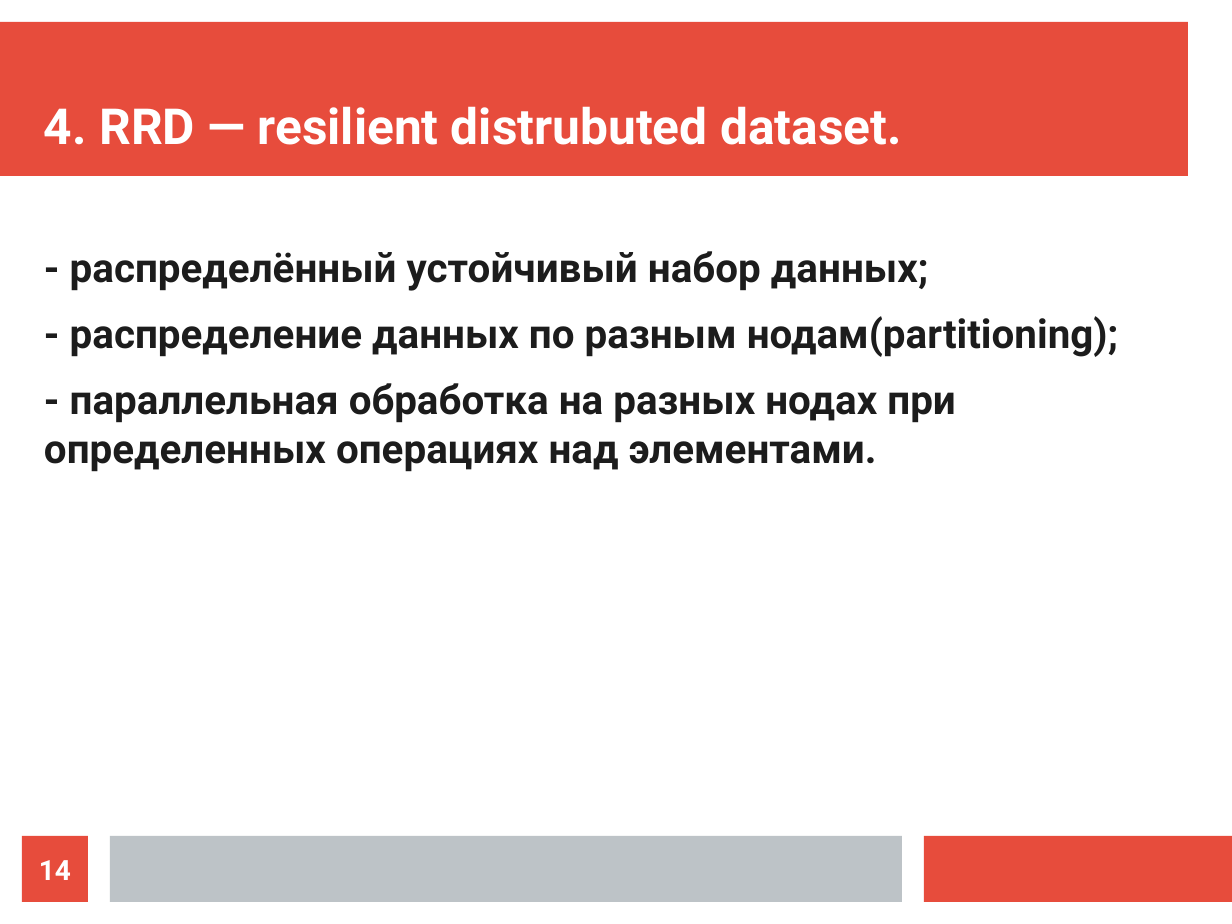
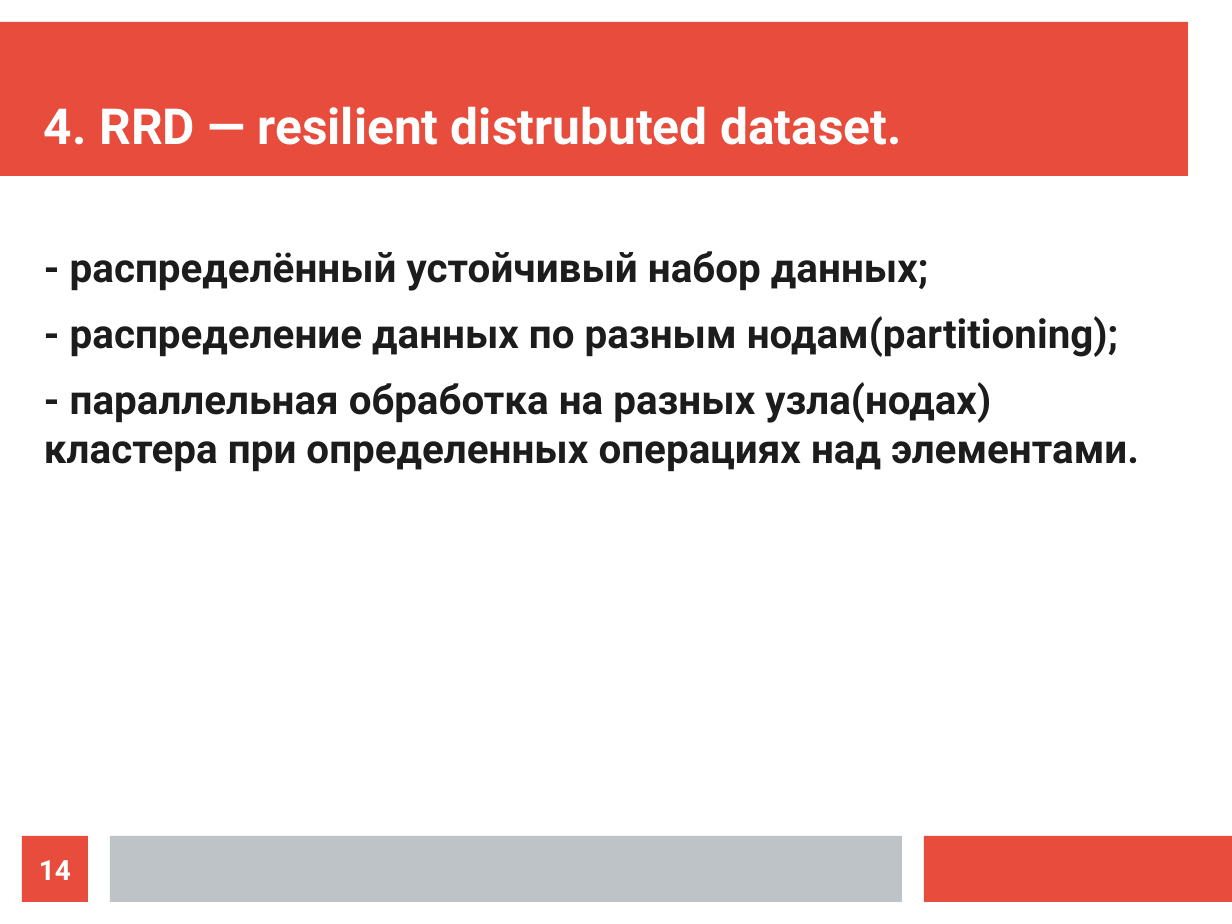
Before and after one commit to ilya1st/spark-samples, a slide deck: slide 14 of report_plan/report.odp. Drawn at 1232x924 pixels with LibreOffice and Linux fonts; fonts in the diff are those of the drawing. Boxes give left, top, right and bottom in pixels: in the first picture for what was removed or moved away, otherwise in the second. Text is boxed around its words. In the diff, an @@ line names an element or a change of style, - is before the commit and + after.

```diff
--- a/report_plan/report.odp
+++ b/report_plan/report.odp
@@ text at (44, 382, 1139, 472): text changed @@
-- параллельная обработка на разных нодах при определенных операциях над элементами.
+- параллельная обработка на разных узла(нодах) кластера при определенных операциях над элементами.
```
Also in this commit, not shown: 7 other slides changed, 3 other files.
